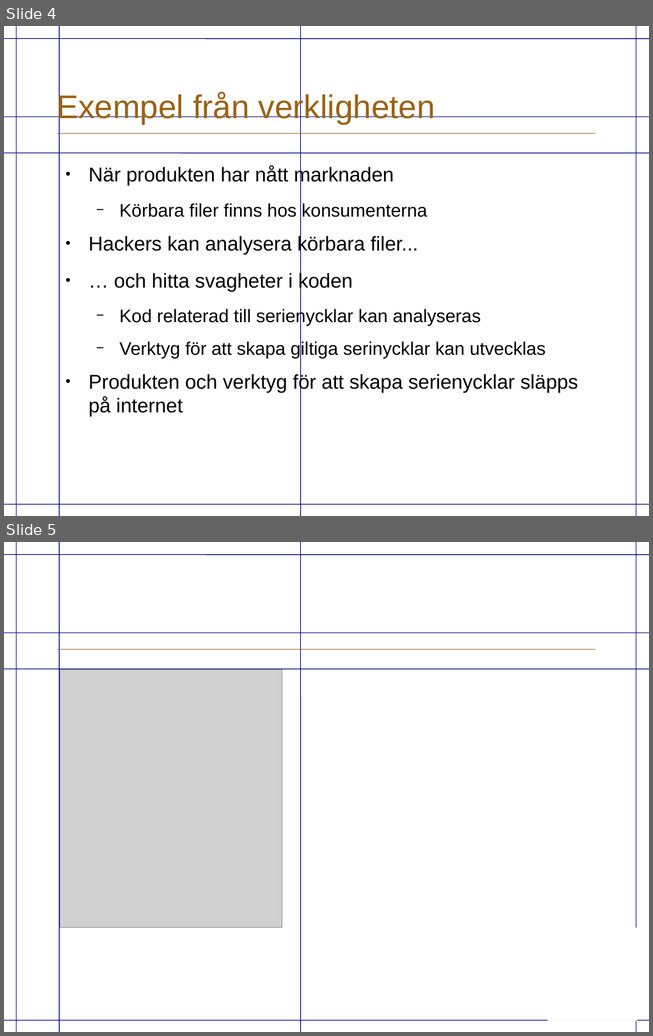
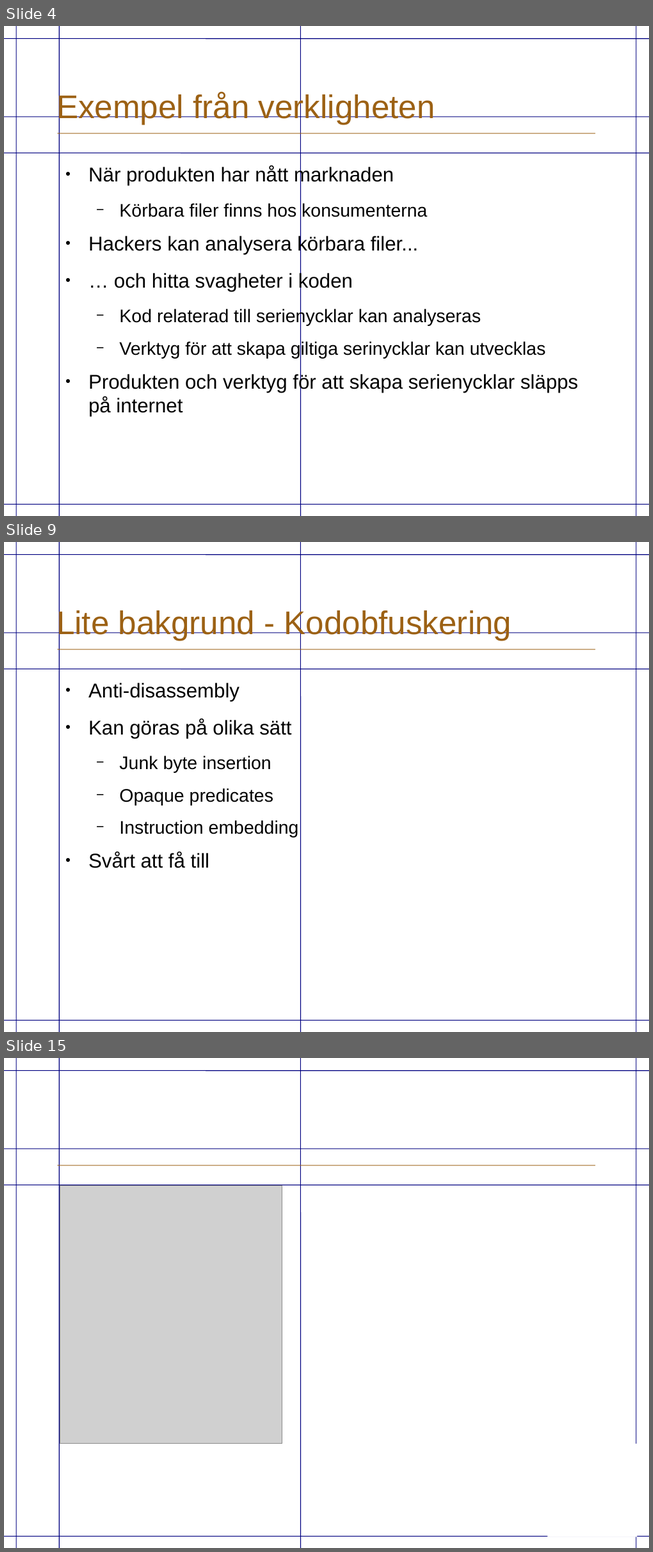
Before and after one commit to eriknylander/exjobb, a slide deck: Presentation/ExjobbPresentation.odp. Shown one above the other, each under a label of ours: slides 4 and 5 before the commit, slides 4, 9 and 15 after it; the slides between them are not shown. The pictures are 653x1036 and 653x1552 pixels, drawn with LibreOffice and Linux fonts; fonts in the diff are those of the drawing; grey boxes stand for pictures; background and template pictures are left out. Boxes give left, top, right and bottom in pixels: in the first picture for what was removed or moved away, otherwise in the second. Text is boxed around its words. In the diff, an @@ line names an element or a change of style, - is before the commit and + after.

```diff
--- a/Presentation/ExjobbPresentation.odp
+++ b/Presentation/ExjobbPresentation.odp
@@ slide 9 added at (4,542,649,1032), background #FFFFFF; not listed: 9 template elements that a slide beside it also shows @@
@@ title added at (56,608,512,641), 36 pt, text #9C6114 @@
+Lite bakgrund - Kodobfuskering
@@ text added at (88,683,299,868), 20 pt, text #000000 @@
+● Anti-disassembly
+● Kan göras på olika sätt
+  − Junk byte insertion
+  − Opaque predicates
+  − Instruction embedding
+● Svårt att få till
@@ what was slide 5 is now slide 15 @@
```
Also in this commit, not shown: 2 slides changed, 9 other slides added, 3 other files.
